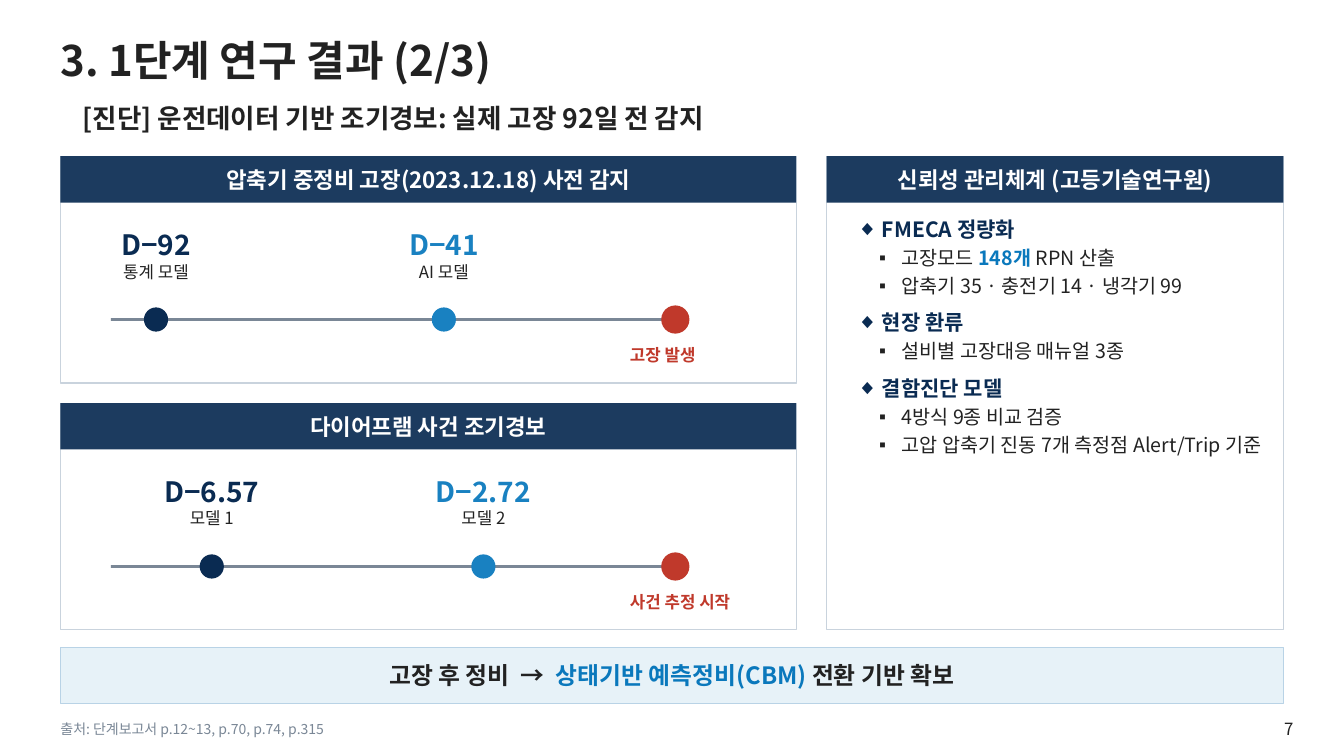
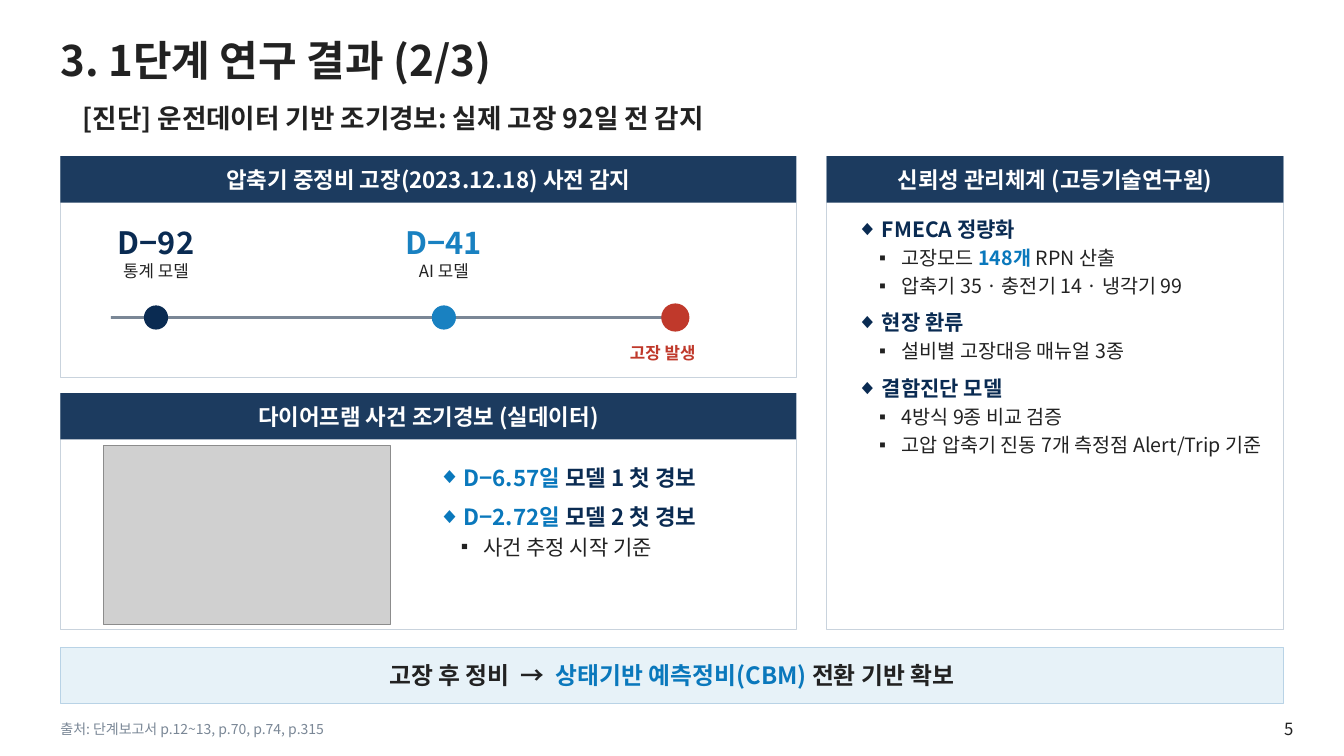
Before and after one commit to jungdw180-debug/h2, a slide deck: slide 5 of slides/1단계_단계평가_현장평가판.pptx (slide 7 before the commit). Drawn at 1344x756 pixels with LibreOffice and Linux fonts; fonts in the diff are those of the drawing; grey boxes stand for pictures; background and template pictures are left out. Boxes give left, top, right and bottom in pixels: in the first picture for what was removed or moved away, otherwise in the second. Text is boxed around its words. In the diff, an @@ line names an element or a change of style, - is before the commit and + after.

```diff
--- a/slides/1단계_단계평가_현장평가판.pptx
+++ b/slides/1단계_단계평가_현장평가판.pptx
@@ rectangle: place and size @@
-rectangle at (60,156,797,383)
+rectangle at (60,156,797,378)
@@ text at (118,231,194,255): size 20 to 22 pt in "D−92" @@
@@ text at (406,231,482,254): size 20 to 22 pt in "D−41" @@
@@ rectangle "다이어프램 사건 조기경보 (실데이터)": place and size @@
-rectangle "다이어프램 사건 조기경보 (실데이터)" at (60,403,797,450)
+rectangle "다이어프램 사건 조기경보 (실데이터)" at (60,393,797,440)
@@ rectangle: place and size @@
-rectangle at (60,403,797,630)
+rectangle at (60,393,797,630)
@@ text in rectangle at (258,406,598,430): text changed @@
-다이어프램 사건 조기경보
+다이어프램 사건 조기경보 (실데이터)
@@ picture added at (104,446,391,625) @@
@@ text added at (464,467,696,557), 16 pt, text #0A78BC, bold @@
+◆ D−6.57일 모델 1 첫 경보
+◆ D−2.72일 모델 2 첫 경보
+  ▪ 사건 추정 시작 기준
@@ text removed at (164,481,259,525) @@
-D−6.57
-모델 1
@@ text removed at (436,481,531,525) @@
-D−2.72
-모델 2
@@ line removed from (111, 567) to (676, 567) @@
@@ ellipse removed at (200,555,224,579) @@
@@ ellipse removed at (472,555,496,579) @@
@@ ellipse removed at (661,553,690,581) @@
@@ text removed at (630,594,730,610) @@
-사건 추정 시작
@@ page number at (1284,722,1293,735): text changed @@
-7
+5
```
Also in this commit, not shown: 6 other slides changed, 2 slides removed, 5 other files.
